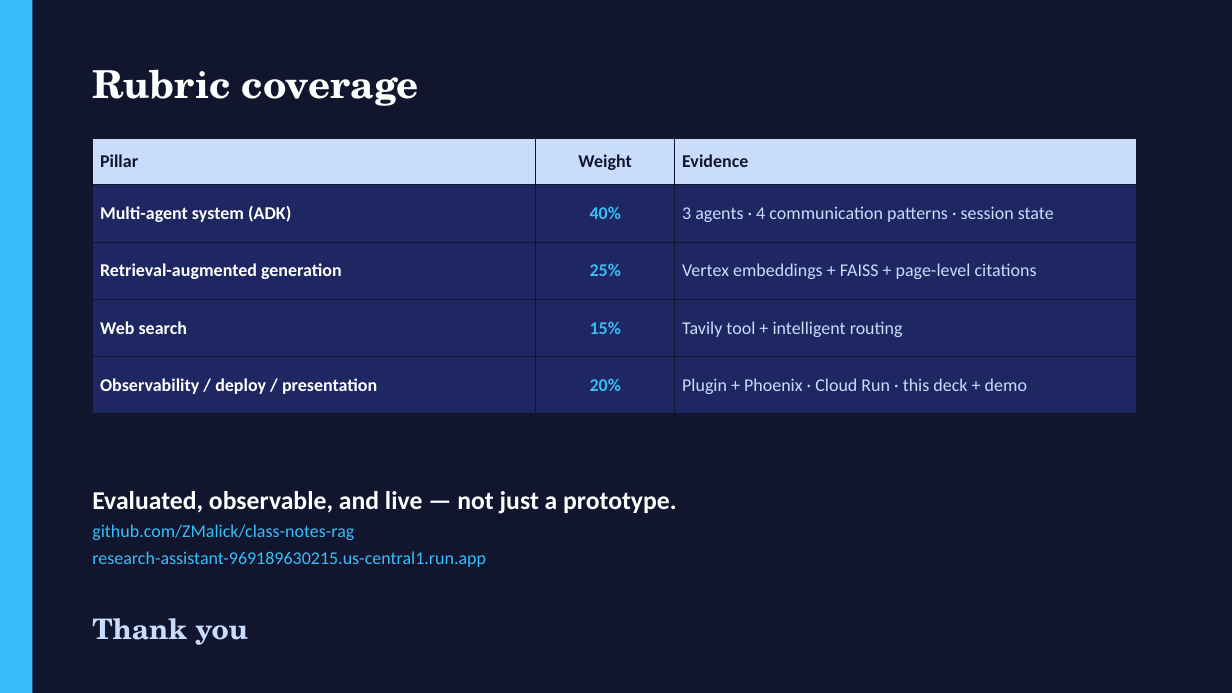
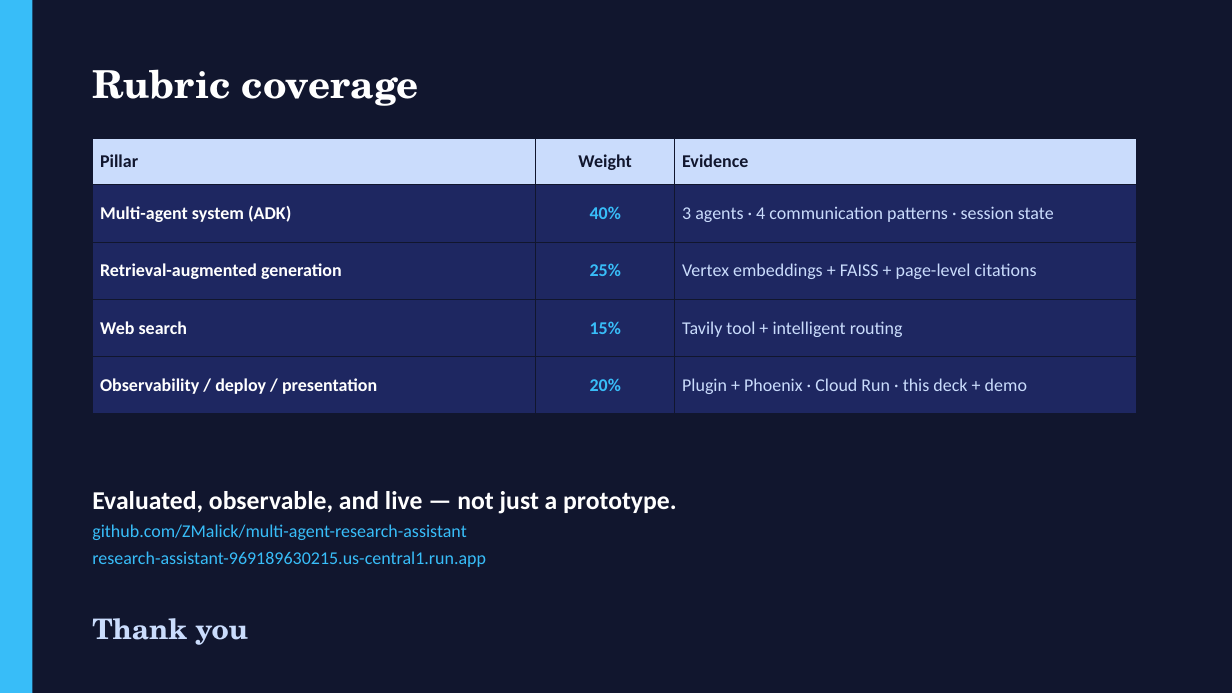
Before and after one commit to ZMalick/class-notes-rag, a slide deck: slide 12 of docs/Research-Assistant-Capstone.pptx. Drawn at 1232x693 pixels with LibreOffice and Linux fonts; fonts in the diff are those of the drawing. Boxes give left, top, right and bottom in pixels: in the first picture for what was removed or moved away, otherwise in the second. Text is boxed around its words. In the diff, an @@ line names an element or a change of style, - is before the commit and + after.

```diff
--- a/docs/Research-Assistant-Capstone.pptx
+++ b/docs/Research-Assistant-Capstone.pptx
@@ text at (x1=92, y1=524, x2=466, y2=540): text changed @@
-github.com/ZMalick/class-notes-rag
+github.com/ZMalick/multi-agent-research-assistant
```
Also in this commit, not shown: 2 other slides changed, 6 other files.
